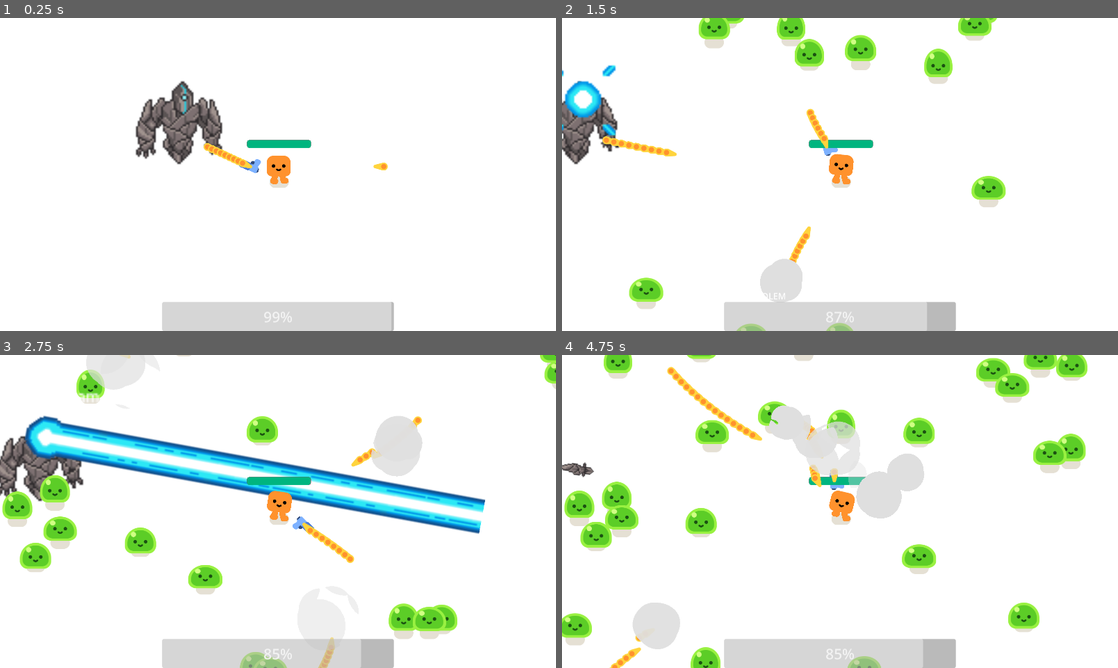
Above: before the commit, frames 1-4 (two rows, left to right).
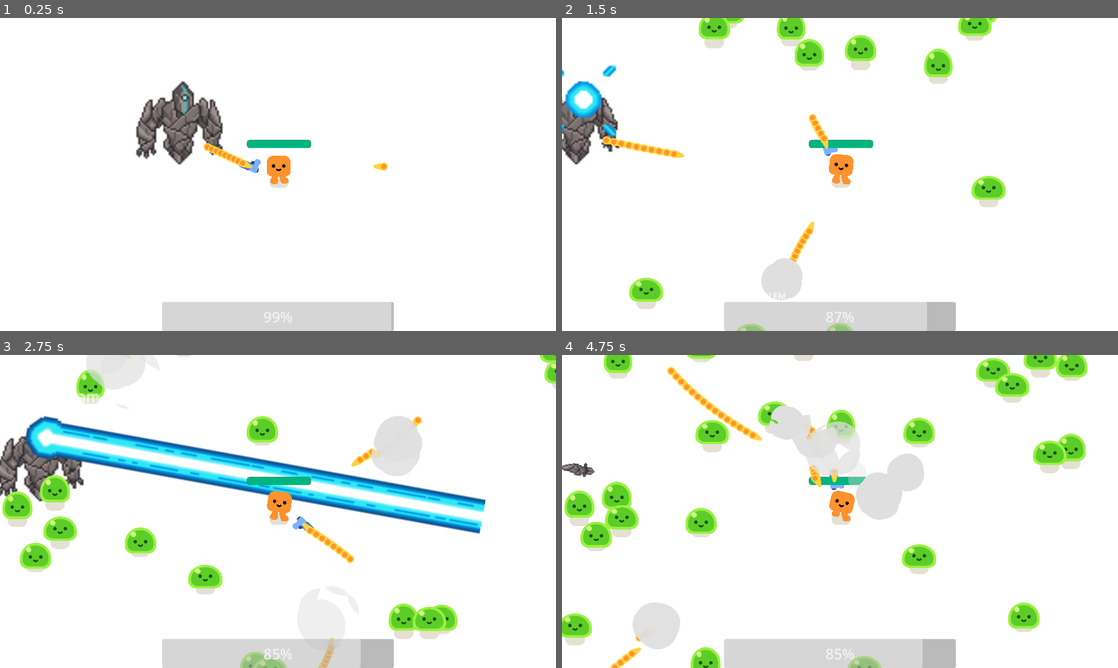
Above: after the commit, the same moments.

Repository: Tonykuang1028/FinalProject
Game: Godot game, scene res://survivors_game.tscn
Same seed, same stepped clock (60 frames per second), same inputs: the game is played once before the commit and once after it.
Inputs (mouse positions are in pixels of both pictures, inside the frame that each line leads up to):
- Up to frame 1 (0.25 s): no input
- Up to frame 2 (1.5 s): tap Enter (ui_accept) at 0.5, 0.77 s; move the mouse to (962, 158) at 0.52 s; hold D (move_right) from 0.53 s (still down); click (962, 158) at 0.6 s; move the mouse to (728, 190) at 1.27 s; click (728, 190) at 1.35 s
- Up to frame 3 (2.75 s): tap Enter (ui_accept) at 1.52 s; move the mouse to (333, 442) at 2.02 s; release D (move_right) at 2.03 s; hold A (move_left) from 2.03 s (still down); click (333, 442) at 2.1 s
- Up to frame 4 (4.75 s): move the mouse to (812, 574) at 2.77 s; release A (move_left) at 2.78 s; hold D (move_right) 2.78-4.28 s; click (812, 574) at 2.85 s; tap Enter (ui_accept) at 3.02, 3.77, 4.52 s; move the mouse to (1006, 558) at 3.52 s; click (1006, 558) at 3.6 s; move the mouse to (673, 464) at 4.27 s; hold A (move_left) from 4.28 s (still down); click (673, 464) at 4.35 s

The runs differ from the first frame. In frame 1, 0.5% of the frame differs, in the area x 24-44%, y 20-48%; in frame 2, 0.5%, in the area x 0-46%, y 14-91%; in frame 3, 0.3%; in frame 4, 0.1%.

Commit message:
boss has faster follow movement

Diff:
--- a/Follow.gd
+++ b/Follow.gd
@@ -12,9 +12,9 @@
 func transition():
 	var distance =  owner.direction.length()
 
-	if distance < 30:
+	if distance < 50:
 		get_parent().change_state("MeeleAttack")
-	elif distance > 130:
+	elif distance > 300:
 		var chance = randi() % 2
 		match chance:
 			0:
--- a/MeeleAttack.gd
+++ b/MeeleAttack.gd
@@ -5,5 +5,5 @@
 	animation_player.play("meele_attack")
 
 func transition():
-	if owner.direction.length() > 30:
+	if owner.direction.length() > 150:
 		get_parent().change_state("Follow")
--- a/stone_golem.gd
+++ b/stone_golem.gd
@@ -31,7 +31,7 @@
 		sprite.flip_h = false
 
 func _physics_process(delta):
-	velocity = direction.normalized() * 100
+	velocity = direction.normalized() * 200
 	move_and_collide(velocity * delta)
 
 func take_damage():
--- a/stone_golem.tscn
+++ b/stone_golem.tscn
@@ -350,7 +350,7 @@
 }
 
 [sub_resource type="CapsuleShape2D" id="CapsuleShape2D_a3p07"]
-radius = 13.5864
+radius = 13.7481
 height = 48.5227
 
 [sub_resource type="CircleShape2D" id="CircleShape2D_v6wog"]
